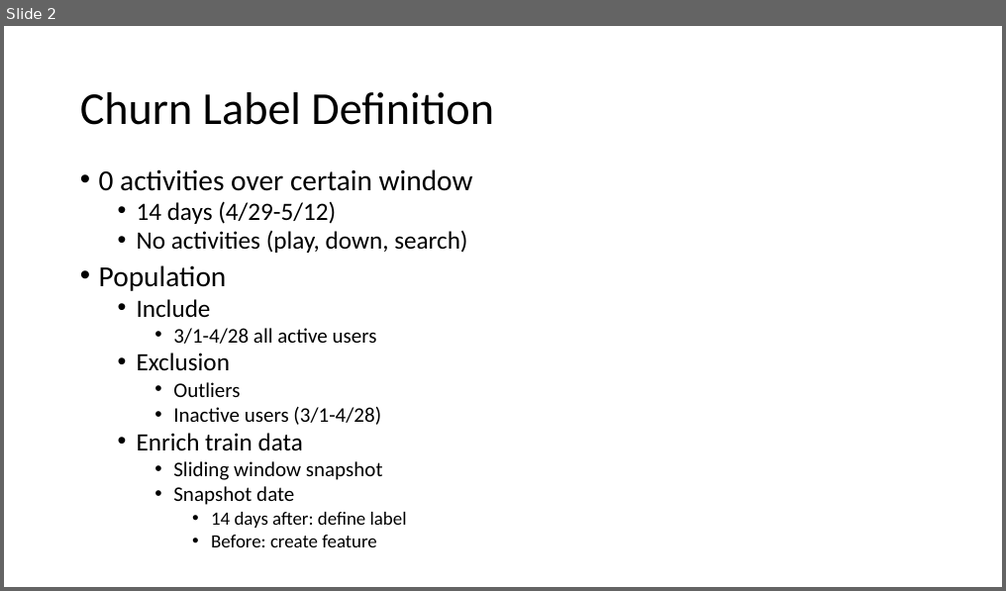
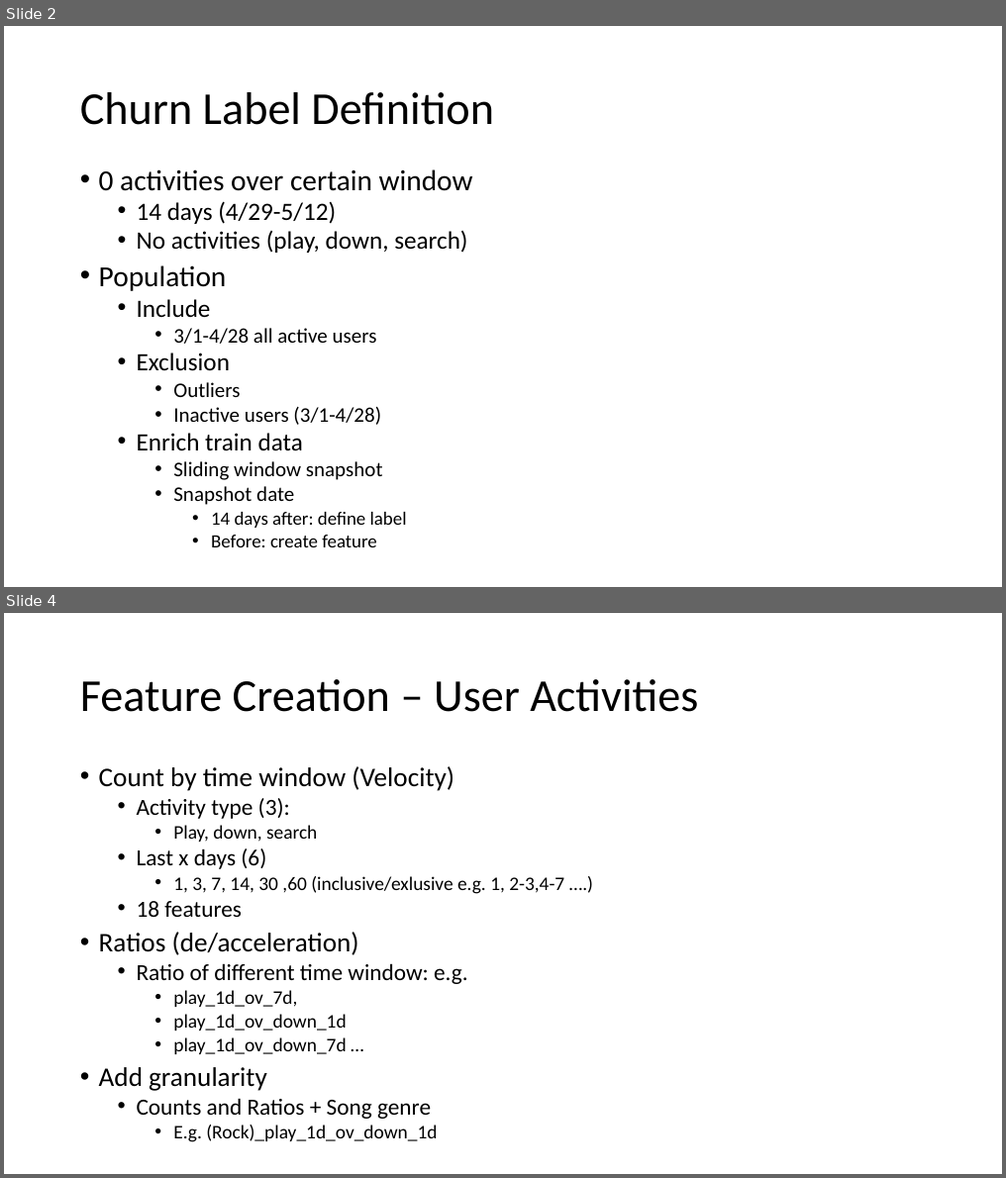
Before and after one commit to johnnyds/music_box, a slide deck: project_plan.pptx. Shown one above the other, each under a label of ours: slide 2 before the commit, slides 2 and 4 after it; the slides between them are not shown. The pictures are 1006x591 and 1006x1178 pixels, drawn with LibreOffice and Linux fonts; fonts in the diff are those of the drawing. Boxes give left, top, right and bottom in pixels: in the first picture for what was removed or moved away, otherwise in the second. Text is boxed around its words. In the diff, an @@ line names an element or a change of style, - is before the commit and + after.

```diff
--- a/project_plan.pptx
+++ b/project_plan.pptx
@@ slide 4 added at [4,613,1002,1174], background #FFFFFF @@
@@ title added at [80,679,698,712], 44 pt, text #000000 @@
+Feature Creation – User Activities
@@ text added at [99,766,564,1143], 18.5 pt, text #000000 @@
+• Count by time window (Velocity)
+  • Activity type (3):
+    • Play, down, search
+  • Last x days (6)
+    • 1, 3, 7, 14, 30 ,60 (inclusive/exlusive e.g. 1, 2-3,4-7 ….)
+  • 18 features
+• Ratios (de/acceleration)
+  • Ratio of different time window: e.g.
+    • play_1d_ov_7d,
+    • play_1d_ov_down_1d
+    • play_1d_ov_down_7d …
+• Add granularity
+  • Counts and Ratios + Song genre
+    • E.g. (Rock)_play_1d_ov_down_1d
```
Also in this commit, not shown: 1 slide changed, 2 other slides added, 1 other file.
